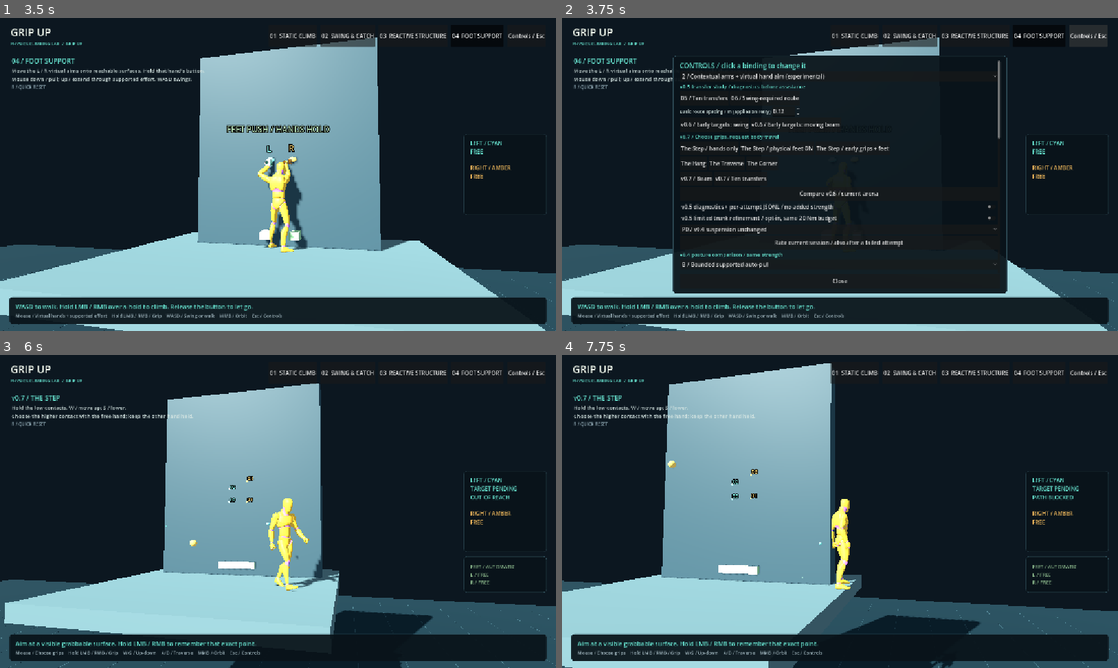
Above: before the commit, frames 1-4 (two rows, left to right).
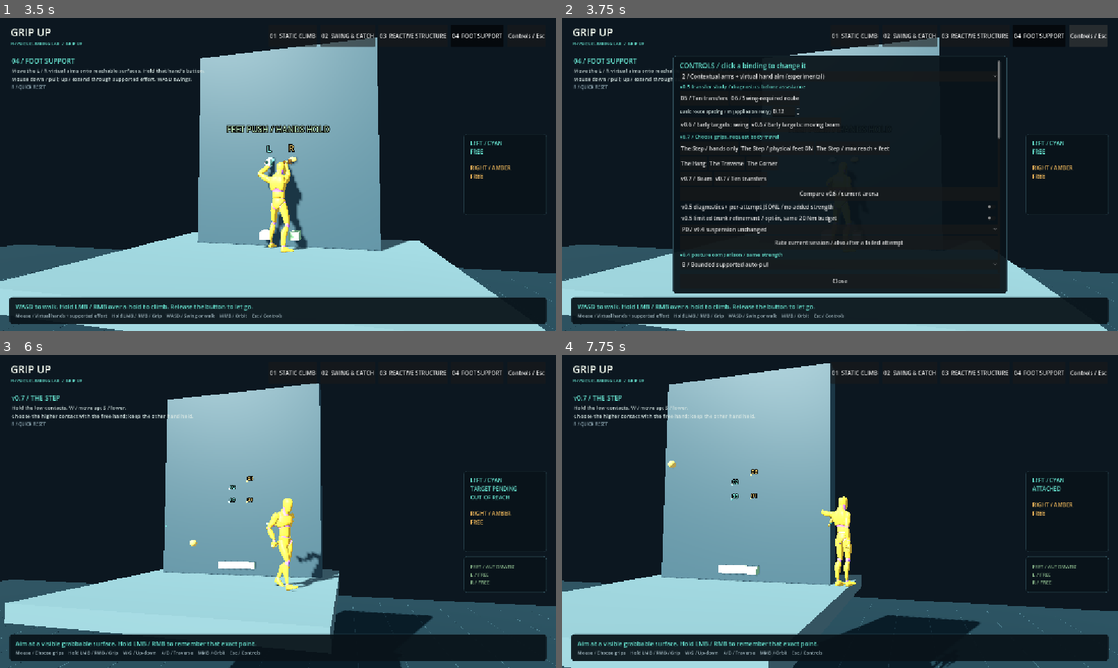
Above: after the commit, the same moments.

Repository: wynterCG/grip_up
Game: Godot game, scene res://features/grip_up/scenes/grip_up_lab.tscn
Same seed, same stepped clock (60 frames per second), same inputs: the game is played once before the commit and once after it.
Inputs (mouse positions are in pixels of both pictures, inside the frame that each line leads up to):
- Up to frame 1 (3.5 s): click "01 STATIC CLIMB" at 0.5 s; click "02 SWING & CATCH" at 1.25 s; click "03 REACTIVE STRUCTURE" at 2 s; click "04 FOOT SUPPORT" at 2.75 s
- Up to frame 2 (3.75 s): click "Controls / Esc" at 3.5 s
- Up to frame 3 (6 s): click (289, 486) at 4.25 s, where only the run before the commit has a clickable "The Step / early grips + feet"; tap Enter at 5 s; move the mouse to (400, 495) at 5.02 s; hold D (bias_right) 5.03-5.75 s; hold S (extend) 5.03-5.75 s; click (400, 495) at 5.3 s; drag from (166, 527) to (250, 574) at 5.77 s
- Up to frame 4 (7.75 s): move the mouse to (895, 442) at 6.52 s; hold D (bias_right) 6.53-7.25 s; hold W (contract) 6.53-7.25 s; click (895, 442) at 6.8 s; drag from (812, 574) to (673, 464) at 7.27 s

Frame 1 is identical in both runs. In frame 2, less than 0.1% of the frame differs, in the area x 50-59%, y 40-43%; in frame 3, 0.3%; in frame 4, 1.2%, in the area x 0-97%, y 2-100%.

Commit message:
feat: grip reachable wall contact when an aimed point exceeds arm reach

Diff:
--- a/features/grip_up/scripts/biped_visual.gd
+++ b/features/grip_up/scripts/biped_visual.gd
@@ -113,7 +113,8 @@
 	ik.influence = lerpf(ik.influence,weight,1.0-exp(-24.0*delta))
 	if absf(ik.influence-weight)<0.001:
 		ik.influence = weight
-	var aim_weight := 1.0 if on_ground and controller.control_profile==2 else 0.0
+	var reaching: bool = controller.control_profile in [3,4] and controller.hands.any(func(hand):return hand.state=="REACHING")
+	var aim_weight := 1.0 if on_ground and (controller.control_profile==2 or reaching) else 0.0
 	free_aim_ik.influence=lerpf(free_aim_ik.influence,aim_weight,1.0-exp(-24.0*delta))
 	hand_pose.influence = maxf(ik.influence,free_aim_ik.influence)
 
--- a/features/grip_up/scripts/climbing_controller.gd
+++ b/features/grip_up/scripts/climbing_controller.gd
@@ -16,6 +16,7 @@
 const PostureRefinement = preload("res://features/grip_up/scripts/supported_posture_refinement.gd")
 const IntentLocomotion = preload("res://features/grip_up/scripts/intent_locomotion_coordinator.gd")
 const PendingGripTarget = preload("res://features/grip_up/scripts/pending_grip_target.gd")
+const ReachableGripResolver = preload("res://features/grip_up/scripts/reachable_grip_resolver.gd")
 var _held_targets: Dictionary = {}
 var _held_target_serial := 0
 var transfer_assist_enabled := false
@@ -399,6 +400,14 @@
 		return _reject("surface_not_grippable")
 	if not world_point.is_finite() or not normal.is_finite() or normal.length_squared()<.5:
 		return _reject("invalid_surface_point")
+	var original_point := world_point
+	var original_normal := normal.normalized()
+	var resolution: Dictionary = {}
+	if control_profile==4:
+		resolution = ReachableGripResolver.new().resolve(torso,get_shoulder_world(id),support,world_point,normal,get_max_reach(),tuning.allowed_grip_surface_mask)
+		if resolution.resolved:
+			world_point = resolution.point
+			normal = resolution.normal
 	var hand: Dictionary = hands[id]
 	var selected = Anchor.new(support,world_point,normal.normalized())
 	selected.use_actual_center_of_mass = true
@@ -406,6 +415,14 @@
 	_held_target_serial += 1
 	var journal_attempt: int = int(transfer_journal.last_by_hand.get(id,{}).get("attempt_id",-1)) if _transfer_enabled() else -1
 	pending.configure(selected,Transform3D(torso.global_basis.orthonormalized(),get_shoulder_world(id)),hand.hand_world,simulation_time,_held_target_serial,get_max_reach(),journal_attempt)
+	if control_profile==4:
+		pending.snapshot.merge({"original_selection_world":original_point,"original_selection_local":support.to_local(original_point),
+			"original_selection_normal_local":support.global_basis.inverse()*original_normal,"original_selection_distance":get_shoulder_world(id).distance_to(original_point),
+			"contact_resolution_applied":resolution.resolved,"contact_resolution_reason":resolution.reason,
+			"contact_resolution_blocker_id":resolution.blocker_id,"selection_policy":"REACHABLE_SAME_COLLIDER_ON_REQUEST"},true)
+		if resolution.resolved:
+			pending.snapshot["resolved_contact_world_at_selection"] = world_point
+			pending.snapshot["resolved_contact_distance"] = resolution.distance
 	if Vector3(hand.get("release_normal",Vector3.ZERO)).length_squared()>.5 and Vector3(hand.hand_world).distance_to(hand.anchor_world)<.015:
 		pending.set_departure(hand.hand_world,hand.release_normal,tuning.hand_surface_approach_distance)
 	_held_targets[id] = pending
@@ -417,9 +434,14 @@
 	hand["capture"] = {"input_time":simulation_time,"buffered":false,"persistent_target":true,"out_of_reach_selection":hand.actual_length>get_max_reach(),
 		"predicted_entry_time":-1.0,"predicted_contact_time":-1.0,"predicted_target":world_point,
 		"predicted_target_time":-1.0,"actual_arrival":-1.0,"failure_reason":""}
+	if control_profile==4:
+		hand["capture"].merge({"out_of_reach_selection":get_shoulder_world(id).distance_to(original_point)>get_max_reach(),
+			"original_selection_world":original_point,"original_selection_local":support.to_local(original_point),
+			"contact_resolution_applied":resolution.resolved,"contact_resolution_reason":resolution.reason},true)
 	last_rejection = ""
 	if _transfer_enabled():
-		transfer_journal.observe(self,id,"TARGET_SELECTED_OUT_OF_REACH" if hand.actual_length>get_max_reach() else "TARGET_SELECTED_IN_REACH","TRANSIT","held_material_target_selected",{"pending":pending.diagnostics()})
+		var selection_distance: float = get_shoulder_world(id).distance_to(original_point) if control_profile==4 else hand.actual_length
+		transfer_journal.observe(self,id,"TARGET_SELECTED_OUT_OF_REACH" if selection_distance>get_max_reach() else "TARGET_SELECTED_IN_REACH","TRANSIT","held_material_target_selected",{"pending":pending.diagnostics()})
 		_publish_transfer_events()
 	return true
 
--- a/features/grip_up/scripts/grip_up_lab.gd
+++ b/features/grip_up/scripts/grip_up_lab.gd
@@ -1064,7 +1064,7 @@
 	settings_box.add_child(step_row)
 	_button("The Step / hands only",func():_open_intent_arena(6,false),step_row)
 	_button("The Step / physical feet ON",func():_open_intent_arena(6,true),step_row)
-	_button("The Step / early grips + feet",func():_open_intent_arena(6,true);_set_distant_targeting(true),step_row)
+	_button("The Step / max reach + feet",func():_open_intent_arena(6,true);_set_distant_targeting(true),step_row)
 	var intent_row:=HBoxContainer.new()
 	settings_box.add_child(intent_row)
 	_button("The Hang",func():_open_intent_arena(7,false),intent_row)
--- /dev/null
+++ b/features/grip_up/scripts/reachable_grip_resolver.gd
@@ -0,0 +1,37 @@
+extends RefCounted
+## Request-time resolution only. A clicked tangent plane proposes a ray, never
+## a contact: the ray must return the same actual collider inside real anatomy.
+func resolve(body: RigidBody3D, shoulder: Vector3, material: PhysicsBody3D, clicked: Vector3, clicked_normal: Vector3, reach: float, mask: int) -> Dictionary:
+	var result := {"resolved":false,"reason":"clicked_point_already_reachable","original_distance":shoulder.distance_to(clicked),"reach":reach,"blocker_id":0}
+	if result.original_distance<=reach:return result
+	var normal := clicked_normal.normalized()
+	var plane_distance := (clicked-shoulder).dot(normal)
+	if absf(plane_distance)>reach:
+		result.reason = "clicked_surface_plane_outside_reach"
+		return result
+	var plane_center := shoulder+normal*plane_distance
+	var tangent := clicked-plane_center
+	var tangent_radius := sqrt(maxf(0.0,reach*reach-plane_distance*plane_distance))
+	var proposed: Vector3 = plane_center+tangent.limit_length(tangent_radius)
+	var direction := (proposed-shoulder).normalized()
+	if direction.length_squared()<.5:
+		result.reason = "degenerate_surface_projection"
+		return result
+	var query := PhysicsRayQueryParameters3D.create(shoulder,proposed+direction*.025,mask,[body.get_rid()])
+	query.hit_from_inside = true
+	var hit: Dictionary = body.get_world_3d().direct_space_state.intersect_ray(query)
+	if hit.is_empty():
+		result.reason = "no_actual_surface_at_reachable_projection"
+		return result
+	if hit.collider!=material:
+		result.reason = "reachable_projection_obstructed"
+		result.blocker_id = hit.collider.get_instance_id()
+		return result
+	var separation := shoulder.distance_to(hit.position)
+	# Float32 ray intersection only: no90percent cushion or extra anatomy.
+	if separation>reach+.000001 or Vector3(hit.normal).length_squared()<.5:
+		result.reason = "actual_surface_outside_reach"
+		return result
+	result.merge({"resolved":true,"reason":"same_collider_current_reachable_surface","point":hit.position,"normal":hit.normal,
+		"distance":separation,"local_point":material.to_local(hit.position),"proposal_world":proposed},true)
+	return result
--- a/features/grip_up/tests/capture_intent_ui.gd
+++ b/features/grip_up/tests/capture_intent_ui.gd
@@ -7,7 +7,7 @@
 	var app=get_parent()
 	Engine.physics_ticks_per_second=120
 	app._open_intent_arena(6,true)
-	if evidence_prefix=="v071":app._set_distant_targeting(true)
+	if evidence_prefix in ["v071","v072"]:app._set_distant_targeting(true)
 	app.debug_visible=false
 	app.settings.show()
 	await get_tree().process_frame
--- /dev/null
+++ b/features/grip_up/tests/capture_reachable_grip.gd
@@ -0,0 +1,68 @@
+extends "res://features/grip_up/tests/capture_independent.gd"
+## Native player input: an overshot wall click can resolve a real reachable grip.
+var caps_ok:=true
+var pending_unladen:=true
+
+func audit(_delta:float) -> void:
+	var data:Dictionary=app.controller.telemetry()
+	caps_ok=caps_ok and data.total_force<=360.001 and data.leg_force<=180.001
+	caps_ok=caps_ok and (Vector3(data.torque)+app.ground_motor.applied_torque).length()<=150.001
+	if app.controller.get_hand_state(1)=="REACHING":
+		pending_unladen=pending_unladen and app.controller.get_arm_force(1)==Vector3.ZERO and app.controller.hands[1].allocation==0
+
+func run() -> void:
+	report.physics_hz=hz
+	report.provenance="Scripted native Godot MCP Pro input, not human feedback"
+	report.trials=[]
+	app.capture_trace.path="user://v072_native_%dhz.jsonl" % hz
+	FileAccess.open(app.capture_trace.path,FileAccess.WRITE).close()
+	app.capture_trace.enabled=true
+	for overshoot in [.03,.15]:
+		for id in [MOUSE_BUTTON_LEFT,MOUSE_BUTTON_RIGHT]:button(id,false)
+		app._open_intent_arena(6,false)
+		app._set_distant_targeting(true)
+		app.won=true
+		app.hint_time=0
+		app.controller.sample_ready.connect(audit)
+		await ticks(.5)
+		var shoulder:Vector3=app.controller.get_shoulder_world(1)
+		var reach:float=app.controller.get_max_reach()
+		var height:float=sqrt(maxf(0.0,reach*reach-shoulder.z*shoulder.z))
+		var clicked:=Vector3(shoulder.x,shoulder.y+height+overshoot,0)
+		var before:Vector3=app.controller.get_hand_world(1)
+		var pose:Transform3D=app.torso.global_transform
+		var velocity:Vector3=app.torso.linear_velocity
+		aim(clicked)
+		button(MOUSE_BUTTON_RIGHT,true)
+		var selection:Dictionary=app.controller.pending_diagnostics(1).duplicate(true)
+		check(shoulder.distance_to(clicked)>reach,"native click truly overshoots anatomy by requested wall height %s" % overshoot)
+		check(selection.get("contact_resolution_applied",false),"native overshot wall click resolves an eligible reachable contact %s" % overshoot)
+		check(app.controller.get_hand_world(1)==before and app.torso.global_transform==pose and app.torso.linear_velocity==velocity,"native mouse-down never teleports hand/body or edits momentum %s" % overshoot)
+		var contacted:=false
+		var maximum_force:=0.0
+		var contact_point:=Vector3.INF
+		for frame in hz:
+			await get_tree().physics_frame
+			if app.controller.get_hand_state(1)=="ATTACHED":
+				contacted=true
+				contact_point=app.controller.hands[1].anchor.world_point()
+			maximum_force=maxf(maximum_force,app.controller.get_arm_force(1).length())
+		check(contacted and maximum_force>1,"native finite hand reaches real contact and then applies load %s" % overshoot)
+		check(contacted and contact_point.distance_to(clicked)>.01,"native actual grip is below the unreachable click %s" % overshoot)
+		report.trials.append({"overshoot_height":overshoot,"requested_point":clicked,"selection":selection,"contacted":contacted,"actual_contact":contact_point,"maximum_force":maximum_force,"end_state":app.controller.get_hand_state(1),"end_pending":app.controller.pending_diagnostics(1)})
+		await shot("v072_reach_%s" % str(overshoot).replace(".","_"))
+	check(pending_unladen,"native free hand never exerts load before real contact")
+	check(caps_ok,"native maximum reach retains existing shared force and moment caps")
+	for id in [MOUSE_BUTTON_LEFT,MOUSE_BUTTON_RIGHT]:button(id,false)
+	await ticks(.1)
+	check(app.controller.telemetry().total_force==0,"native mouse-up removes hand actuation")
+	app.capture_trace.enabled=false
+	app.capture_trace.close()
+	report.complete=true
+	FileAccess.open("C:/Users/Wynter/grip_up/builds/reachable_grip_native_%dhz.json" % hz,FileAccess.WRITE).store_string(JSON.stringify(report,"\t"))
+	Engine.physics_ticks_per_second=120
+	app._open_intent_arena(6,true)
+	app._set_distant_targeting(true)
+	app.debug_visible=false
+	app.hint_time=0
+	queue_free()
--- /dev/null
+++ b/features/grip_up/tests/test_reach_visual.gd
@@ -0,0 +1,61 @@
+extends "res://features/grip_up/tests/test_biped_visual.gd"
+## A grounded pending hand must visibly extend while legs retain their gait.
+var hz:=120
+var observations:Array=[]
+
+func run() -> void:
+	hz=Engine.physics_ticks_per_second
+	for profile in [3,4]:
+		app=Lab.new()
+		root.add_child(app)
+		current_scene=app
+		app._open_intent_arena(6,false)
+		app._set_input_profile(profile)
+		app._set_distant_targeting(true)
+		app.biped.hand_pose.modification_processed.connect(sample)
+		app.won=true
+		await ticks(int(.5*hz))
+		var shoulder:Vector3=app.controller.get_shoulder_world(0)
+		var wall:=StaticBody3D.new()
+		wall.position=shoulder+Vector3(0,0,1.5)
+		wall.collision_layer=2
+		var collision:=CollisionShape3D.new()
+		var box:=BoxShape3D.new()
+		box.size=Vector3(4,4,.1)
+		collision.shape=box
+		wall.add_child(collision)
+		app.add_child(wall)
+		# Even the nearest surface is beyond R, so neither mode can acquire it.
+		var point:Vector3=wall.global_position+Vector3(0,0,-.05)
+		Input.action_press("grip_left")
+		check(app.controller.request_held_grip(0,wall,point,Vector3.FORWARD),"profile%d accepts an unreachable real surface as a finite reach request" % profile)
+		await ticks(int(.6*hz))
+		app.biped._update_ground_animation(.1)
+		app.biped._update_targets()
+		app.biped.skeleton.advance(.1)
+		var endpoint:Vector3=app.controller.get_hand_world(0)
+		var physical_shoulder:Vector3=app.controller.get_shoulder_world(0)
+		var distance:float=physical_shoulder.distance_to(endpoint)
+		check(app.ground_motor.grounded and app.controller.get_hand_state(0)=="REACHING" and app.controller.get_arm_force(0)==Vector3.ZERO,"profile%d keeps grounded pending hand unladen" % profile)
+		check(absf(distance-app.controller.get_max_reach())<.001,"profile%d hand reaches its complete anatomical extension" % profile)
+		check(app.biped.ik.influence<.001 and app.biped.free_aim_ik.influence>.999,"profile%d grounded leg gait and reaching arm IK coexist" % profile)
+		var wrist_world:Vector3=measured[0].wrist
+		var wrist_error:float=wrist_world.distance_to(app.biped.targets[0].global_position)
+		var visual_radius:float=Vector3(measured[0].shoulder).distance_to(wrist_world)
+		var visual_length:float=measured[0].upper+measured[0].lower
+		var direction:Vector3=(wrist_world-Vector3(measured[0].shoulder)).normalized()
+		var desired:Vector3=(app.biped.targets[0].global_position-Vector3(measured[0].shoulder)).normalized()
+		check(absf(visual_radius-visual_length)<.002 and direction.dot(desired)>.999,"profile%d rendered arm fully extends toward the request without stretching its bones" % profile)
+		var row:={"profile":profile,"hand_radius":distance,"reach":app.controller.get_max_reach(),"visual_radius":visual_radius,"bone_length":visual_length,"wrist_error":wrist_error}
+		observations.append(row)
+		print("REACH_VISUAL_MEASURE ",JSON.stringify(row))
+		app.controller.set_hand_held(0,false)
+		Input.action_release("grip_left")
+		await ticks(int(.4*hz))
+		app.biped._update_ground_animation(.1)
+		check(app.biped.free_aim_ik.influence<.001,"profile%d mouse-up restores ordinary grounded arms" % profile)
+		app.queue_free()
+		await ticks(3)
+	FileAccess.open("res://builds/reach_visual_%dhz.json" % hz,FileAccess.WRITE).store_string(JSON.stringify({"physics_hz":hz,"checks":checks,"failures":failures,"trials":observations},"\t"))
+	print("REACH VISUAL RESULTS: %d checks, %d failures" % [checks,failures])
+	quit(1 if failures else 0)
--- /dev/null
+++ b/features/grip_up/tests/test_reachable_grip.gd
@@ -0,0 +1,120 @@
+extends "res://features/grip_up/tests/test_pending_contact.gd"
+## Profile4 user override: resolve once to real reachable material, not a click teleport.
+var resolution_report: Dictionary = {"runs":[]}
+
+func selected(definition: Dictionary, profile_id: int = 4, flag: bool = true) -> void:
+	await setup(definition,false)
+	controller.set_control_profile(profile_id)
+	controller.tuning.allow_out_of_reach_grip_targets = flag
+	controller.intent_climb_enabled = false
+
+func resolved_limit() -> void:
+	await selected({"label":"wall_just_beyond","offset_y":.60})
+	var clicked: Vector3 = anchor.world_point()
+	var original_local: Vector3 = support.to_local(clicked)
+	var pose := body.global_transform
+	var velocity := body.linear_velocity
+	var spin := body.angular_velocity
+	check(controller.request_held_grip(0,support,clicked,Vector3.BACK),"profile4 accepts a click just outside anatomy for reachable same-surface resolution")
+	var data: Dictionary = controller.pending_diagnostics(0)
+	var resolved: Vector3 = controller.hands[0].anchor_world
+	var local: Vector3 = support.to_local(resolved)
+	check(data.contact_resolution_applied and data.original_selection_local.is_equal_approx(original_local) and data.original_selection_world==clicked and resolved.distance_to(clicked)>.02,"diagnostics preserve original click separately from actual resolved material contact")
+	var contact_distance: float = controller.get_shoulder_world(0).distance_to(resolved)
+	check(absf(contact_distance-controller.get_max_reach())<.000002,"resolved wall contact uses full existing anatomical reach, without90percent/artificial margin")
+	check(body.global_transform==pose and body.linear_velocity==velocity and body.angular_velocity==spin and controller.get_hand_state(0)=="REACHING","resolution itself neither attaches nor writes torso pose/velocity")
+	var precontact_zero := true
+	var finite := true
+	var peak := 0.0
+	var first_contact := -1.0
+	var correct_material := true
+	for index in int(.8*hz):
+		await controller.sample_ready
+		var hand: Dictionary = controller.hands[0]
+		var pending: Dictionary = controller.pending_diagnostics(0)
+		finite = finite and float(pending.get("gesture_speed",0.0))<=4.0002
+		correct_material = correct_material and hand.anchor!=null and hand.anchor.support_body()==support and hand.anchor.local_point.distance_to(local)<.00001
+		if hand.state=="REACHING":precontact_zero = precontact_zero and hand.force==Vector3.ZERO and hand.allocation==0.0
+		elif hand.state=="ATTACHED" and first_contact<0:
+			first_contact = controller.simulation_time-float(pending.selected_time)
+			check(controller.capture_evaluator.evaluate(controller,0).accepted,"actual endpoint arrival at resolved full-extension surface passes unchanged capture evaluator")
+		peak = maxf(peak,controller.get_arm_force(0).length())
+	check(first_contact>0 and controller.get_hand_state(0)=="ATTACHED" and finite,"full-extension gesture reaches and retains a real contact finitely at4m/s")
+	check(precontact_zero and peak>1.0 and controller.hands[0].rest_length==.62,"unattached reach exerts zero force; actual resolved contact can then transmit bounded axial traction")
+	check(correct_material and controller.telemetry().total_force<=360.001 and controller.telemetry().assist_torque.length()<=20.001 and controller.telemetry().torque.length()<=150.001,"resolution stays fixed on the same material and preserves all shared caps")
+	resolution_report.runs.append({"mode":"full_extension_wall","original_distance":data.original_selection_distance,"resolved_distance":contact_distance,"reach":controller.get_max_reach(),"contact_time":first_contact,"peak_force":peak,"state":controller.get_hand_state(0)})
+	controller.set_hand_held(0,false,"input_released")
+	check(controller.get_hand_state(0)=="RELEASED" and controller.get_arm_force(0)==Vector3.ZERO,"button-up releases resolved attachment immediately")
+	await clear()
+
+func legacy_and_cancel() -> void:
+	await selected({"label":"profile3_exact","offset_y":.60},3,true)
+	var clicked: Vector3 = anchor.world_point()
+	check(controller.request_held_grip(0,support,clicked,Vector3.BACK),"profile3 retains original v0.6 distant selection")
+	await ticks(int(.5*hz))
+	check(controller.get_hand_state(0)=="REACHING" and controller.hands[0].anchor.world_point().distance_to(clicked)<.000001 and not controller.pending_diagnostics(0).has("contact_resolution_applied"),"profile3 keeps exact clicked point and zero-force pending instead of new clamping")
+	check(controller.get_arm_force(0)==Vector3.ZERO,"profile3 exact unreachable point cannot supply a force")
+	await clear()
+	await selected({"label":"flag_off","offset_y":.60},4,false)
+	check(not controller.request_held_grip(0,support,anchor.world_point(),Vector3.BACK) and controller.last_rejection=="out_of_reach","flagOFF retains original anatomical request rejection")
+	await clear()
+	await selected({"label":"cancel_before_contact","offset_y":.60})
+	controller.request_held_grip(0,support,anchor.world_point(),Vector3.BACK)
+	controller.set_hand_held(0,false,"input_focus_lost")
+	await ticks(int(.6*hz))
+	check(controller.get_hand_state(0)=="FREE" and controller.metrics.attaches==0 and controller.get_arm_force(0)==Vector3.ZERO,"cancelled resolved reach never attaches or applies delayed effort")
+	await clear()
+
+func invalid_proposals() -> void:
+	for kind in ["plane_outside","missing_surface","other_collider"]:
+		await selected({"label":kind,"offset_y":.60,"offset_z":-.90 if kind=="plane_outside" else -.35})
+		if kind=="missing_surface":
+			var shape: BoxShape3D = support.get_child(0).shape
+			shape.size = Vector3(.04,.04,.10)
+		var obstruction: StaticBody3D
+		if kind=="other_collider":
+			var shoulder: Vector3 = controller.get_shoulder_world(0)
+			var projected: Vector3 = shoulder+Vector3(0,sqrt(controller.get_max_reach()*controller.get_max_reach()-.35*.35),-.35)
+			obstruction = surface_at(shoulder.lerp(projected,.5),Vector3(.15,.15,.15))
+			await ticks(2)
+		var original: Vector3 = anchor.world_point()
+		check(controller.request_held_grip(0,support,original,Vector3.BACK),"unresolvable %s remains a legitimate exact pending request" % kind)
+		var pending: Dictionary = controller.pending_diagnostics(0)
+		check(not pending.contact_resolution_applied and controller.hands[0].anchor.support_body()==support and controller.hands[0].anchor.world_point().distance_to(original)<.000001,"%s cannot attach to an imaginary plane or substitute another collider" % kind)
+		await ticks(int(.5*hz))
+		check(controller.get_hand_state(0)=="REACHING" and controller.get_arm_force(0)==Vector3.ZERO,"%s supplies zero force and no invented current contact" % kind)
+		resolution_report.runs.append({"mode":kind,"reason":pending.contact_resolution_reason,"blocker":pending.contact_resolution_blocker_id})
+		await clear()
+
+func moving_material() -> void:
+	await selected({"label":"moving_resolved_point","offset_y":.60,"moving":true,"target_velocity":Vector3.DOWN*.10})
+	var initial_momentum: Vector3 = body.linear_velocity*body.mass+support.linear_velocity*support.mass
+	var clicked: Vector3 = anchor.world_point()
+	controller.request_held_grip(0,support,clicked,Vector3.BACK)
+	var local: Vector3 = controller.hands[0].anchor.local_point
+	var original_local: Vector3 = support.to_local(clicked)
+	var fixed := true
+	var early_zero := true
+	for index in int(.7*hz):
+		await controller.sample_ready
+		var hand: Dictionary = controller.hands[0]
+		fixed = fixed and hand.anchor!=null and hand.anchor.local_point.distance_to(local)<.000001 and hand.target_world.distance_to(support.to_global(local))<.00001
+		if hand.state=="REACHING":early_zero = early_zero and hand.force==Vector3.ZERO
+	var final_momentum: Vector3 = body.linear_velocity*body.mass+support.linear_velocity*support.mass
+	check(fixed and local.distance_to(original_local)>.02,"resolved point stays fixed in moving material instead of sliding/re-resolving as body or support moves")
+	check(early_zero and controller.get_hand_state(0)=="ATTACHED","moving resolved material still needs finite actual contact before support force")
+	check(final_momentum.distance_to(initial_momentum)<.001,"traction after moving resolved contact preserves complete opposite linear reaction")
+	check(controller.hands[0].capture.out_of_reach_selection and controller.hands[0].capture.contact_resolution_applied,"capture metadata retains original out-of-range selection after resolved contact succeeds")
+	resolution_report.runs.append({"mode":"moving_material","momentum_residual":final_momentum.distance_to(initial_momentum),"resolved_local":local,"original_local":original_local,"state":controller.get_hand_state(0)})
+	await clear()
+
+func run() -> void:
+	world = Node3D.new()
+	root.add_child(world)
+	await resolved_limit()
+	await legacy_and_cancel()
+	await invalid_proposals()
+	await moving_material()
+	FileAccess.open("res://builds/reachable_grip_%dhz.json" % hz,FileAccess.WRITE).store_string(JSON.stringify({"hz":hz,"checks":checks,"failures":failures,"report":resolution_report},"\t"))
+	print("REACHABLE GRIP RESULTS: %d checks, %d failures" % [checks,failures])
+	quit(1 if failures else 0)
Not shown, changed: export_presets.cfg
Not shown, added: features/grip_up/scripts/reachable_grip_resolver.gd.uid
Not shown, added: features/grip_up/tests/capture_reachable_grip.gd.uid
Not shown, added: features/grip_up/tests/test_reach_visual.gd.uid
Not shown, added: features/grip_up/tests/test_reachable_grip.gd.uid
